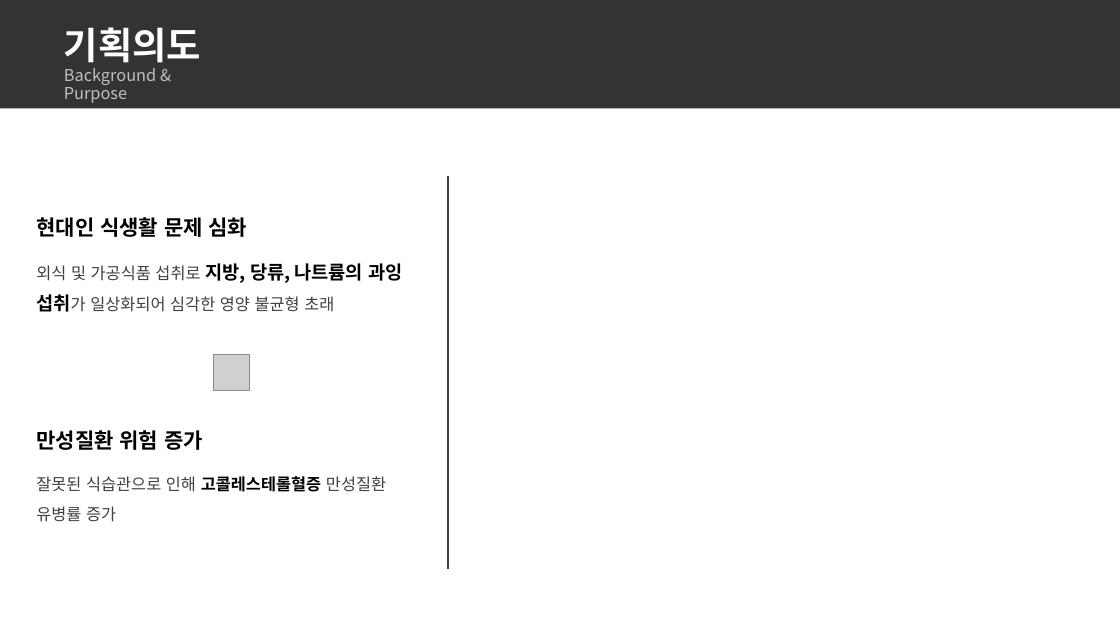
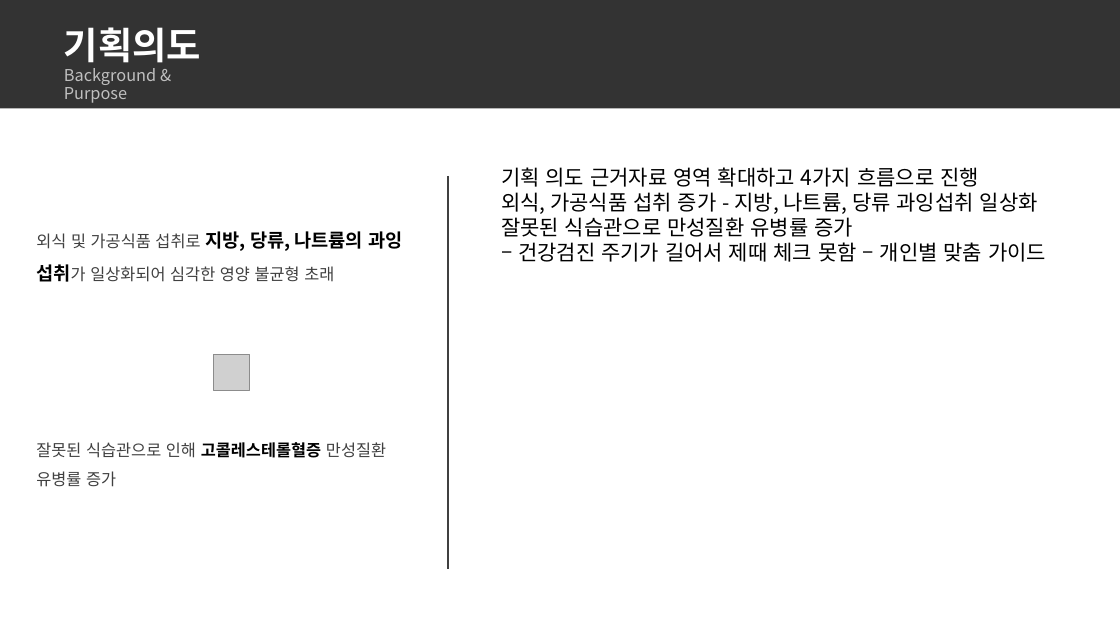
Before and after one commit to dc-inside/LeeSeungChan, a slide deck: slide 2 of 1차 프로젝트/기획서.pptx. Drawn at 1120x630 pixels with LibreOffice and Linux fonts; fonts in the diff are those of the drawing; grey boxes stand for pictures. Boxes give left, top, right and bottom in pixels: in the first picture for what was removed or moved away, otherwise in the second. Text is boxed around its words. In the diff, an @@ line names an element or a change of style, - is before the commit and + after.

```diff
--- a/1차 프로젝트/기획서.pptx
+++ b/1차 프로젝트/기획서.pptx
@@ text added at (x1=501, y1=167, x2=1046, y2=262), 18 pt, text #000000 @@
+기획 의도 근거자료 영역 확대하고 4가지 흐름으로 진행
+외식, 가공식품 섭취 증가 - 지방, 나트륨, 당류 과잉섭취 일상화
+잘못된 식습관으로 만성질환 유병률 증가
+– 건강검진 주기가 길어서 제때 체크 못함 – 개인별 맞춤 가이드
@@ text "외식 및 가공식품 섭취로 지방, ..." at (x1=36, y1=231, x2=402, y2=282): line spacing 1.4 to 1.5 @@
@@ text at (x1=36, y1=217, x2=248, y2=237): paragraph removed @@
-현대인 식생활 문제 심화
@@ text at (x1=36, y1=430, x2=203, y2=450): paragraph removed @@
-만성질환 위험 증가
```
Also in this commit, not shown: 1 other slide changed.
